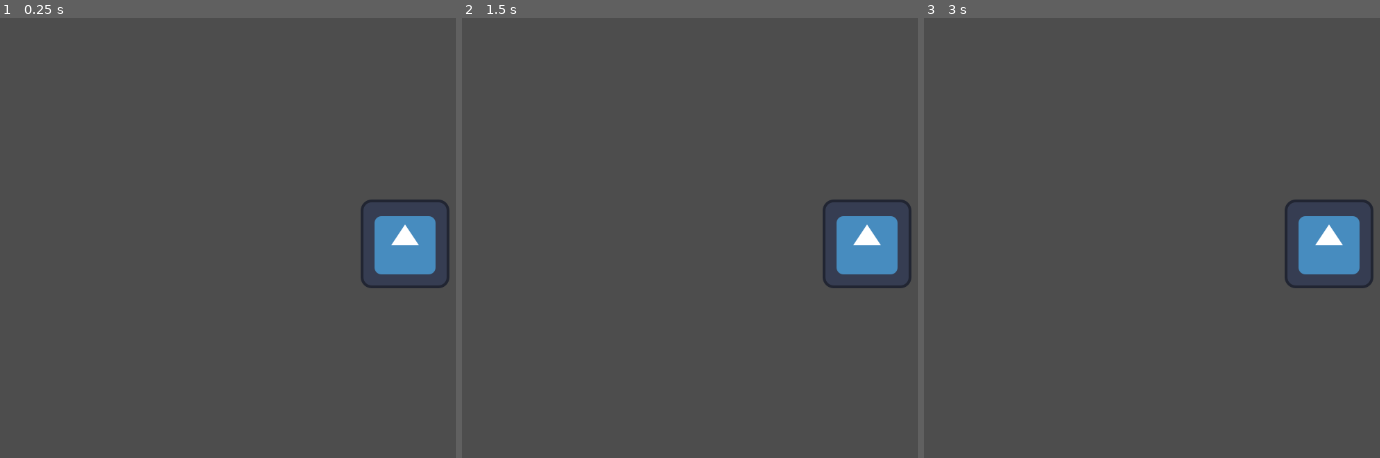
Above: before the commit, frames 1-3 (left to right).
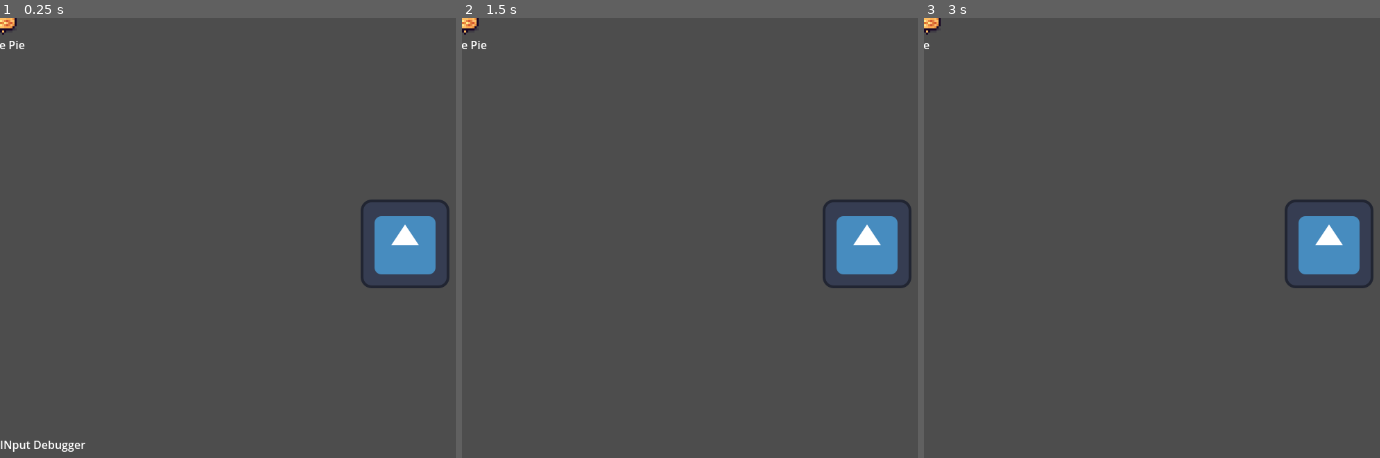
Above: after the commit, the same moments.

Repository: kam-zhan-yue/gmtk-2024
Game: Godot game, scene res://scenes/main.tscn
Two runs of this game, one before a commit and one after it. Both use one fixed random seed, a clock stepped at 60 frames per second and the inputs below. The engine's default icon, where the game draws it, is replaced by a stand-in: a white triangle on a blue panel in a dark square.
Inputs:
- Up to frame 1 (0.25 s): no input
- Up to frame 2 (1.5 s): tap Enter at 0.5 s; tap Backspace at 0.6, 1.35 s; tap Space at 1.25 s
- Up to frame 3 (3 s): tap Enter at 2 s; tap Backspace at 2.1, 2.85 s; tap Space at 2.75 s

The runs differ from the first frame. In frame 1, 0.4% of the frame differs, in the area x 0-19%, y 0-99%; in frame 2, 0.2%; in frame 3, 0.1%.

Commit message:
Add input debugger and get key and backspace

Diff:
--- a/project.godot
+++ b/project.godot
@@ -14,3 +14,11 @@
 run/main_scene="res://scenes/main.tscn"
 config/features=PackedStringArray("4.3", "Forward Plus")
 config/icon="res://icon.svg"
+
+[autoload]
+
+InputManager="*res://scripts/input/input_manager.gd"
+
+[rendering]
+
+textures/canvas_textures/default_texture_filter=0
--- a/scenes/main.tscn
+++ b/scenes/main.tscn
@@ -1,9 +1,64 @@
-[gd_scene load_steps=2 format=3 uid="uid://bt2ju64bl0yrp"]
+[gd_scene load_steps=5 format=3 uid="uid://bt2ju64bl0yrp"]
 
 [ext_resource type="Texture2D" uid="uid://b58a50e60p4fd" path="res://icon.svg" id="1_jg8lq"]
+[ext_resource type="Script" path="res://scripts/entities/type_entity.gd" id="2_021hw"]
+[ext_resource type="Texture2D" uid="uid://cfawm8u4nsf5y" path="res://assets/sprites/apple-pie.png" id="2_po2d8"]
+[ext_resource type="Script" path="res://scripts/input/input_debugger.gd" id="4_mjtn7"]
 
-[node name="Node2D" type="Node2D"]
+[node name="MainScene" type="Node2D"]
 
 [node name="Icon" type="Sprite2D" parent="."]
 position = Vector2(584, 326)
 texture = ExtResource("1_jg8lq")
+
+[node name="Node2D" type="Node2D" parent="."]
+script = ExtResource("2_021hw")
+
+[node name="Sprite2D" type="Sprite2D" parent="Node2D"]
+scale = Vector2(3, 3)
+texture = ExtResource("2_po2d8")
+
+[node name="RichTextLabel" type="RichTextLabel" parent="Node2D"]
+offset_left = -36.0
+offset_top = 27.0
+offset_right = 44.0
+offset_bottom = 58.0
+bbcode_enabled = true
+text = "Apple Pie"
+scroll_active = false
+
+[node name="CanvasLayer" type="CanvasLayer" parent="."]
+
+[node name="Control" type="Control" parent="CanvasLayer"]
+layout_mode = 3
+anchors_preset = 15
+anchor_right = 1.0
+anchor_bottom = 1.0
+grow_horizontal = 2
+grow_vertical = 2
+script = ExtResource("4_mjtn7")
+
+[node name="CenterContainer" type="CenterContainer" parent="CanvasLayer/Control"]
+layout_mode = 1
+anchors_preset = 12
+anchor_top = 1.0
+anchor_right = 1.0
+anchor_bottom = 1.0
+offset_left = -4.0
+offset_top = -79.0
+offset_right = -4.0
+offset_bottom = 3.0
+grow_horizontal = 2
+grow_vertical = 0
+
+[node name="Display" type="RichTextLabel" parent="CanvasLayer/Control"]
+layout_mode = 1
+anchors_preset = 12
+anchor_top = 1.0
+anchor_right = 1.0
+anchor_bottom = 1.0
+offset_top = -44.0
+grow_horizontal = 2
+grow_vertical = 0
+text = "INput Debugger
+"
--- /dev/null
+++ b/scripts/entities/type_entity.gd
@@ -0,0 +1,10 @@
+class_name TypeEntity
+extends Node2D
+
+@onready var rich_text_label := $RichTextLabel as RichTextLabel
+
+func _ready() -> void:
+	InputManager.on_key_pressed.connect(_on_key_pressed)
+
+func _on_key_pressed(key: String) -> void:
+	rich_text_label.append_text(key)
--- /dev/null
+++ b/scripts/input/input_debugger.gd
@@ -0,0 +1,19 @@
+class_name InputDebugger
+extends Control
+
+@onready var display := $Display as RichTextLabel
+
+var input: String
+
+func _ready() -> void:
+	InputManager.on_key_pressed.connect(_on_key_pressed)
+	InputManager.on_backspace.connect(_on_backspace)
+
+func _on_key_pressed(key: String) -> void:
+	print(str('Key Pressed: ', key))
+	input += key
+	display.text = input
+
+func _on_backspace() -> void:
+	input = input.left(input.length() - 1)
+	display.text = input
--- /dev/null
+++ b/scripts/input/input_manager.gd
@@ -0,0 +1,18 @@
+extends Node
+
+signal on_key_pressed(key: String)
+signal on_backspace
+
+func _unhandled_input(event: InputEvent) -> void:
+	if event is InputEventKey and event.is_pressed():
+		var typed_event := event as InputEventKey
+		if typed_event.keycode == KEY_BACKSPACE:
+			on_backspace.emit()
+
+	if event is InputEventKey and event.is_pressed() and not event.is_echo():
+		var typed_event := event as InputEventKey
+		var unicode := typed_event.unicode
+		if unicode < 32 or unicode > 122:
+			return
+		var raw_input := PackedByteArray([typed_event.unicode]).get_string_from_utf8()
+		on_key_pressed.emit(raw_input)
Binary file added: assets/sprites/apple-pie.png
Not shown, added: assets/sprites/apple-pie.png.import
Binary file added: assets/sprites/apple.png
Not shown, added: assets/sprites/apple.png.import
Binary file added: assets/sprites/avocado.png
Not shown, added: assets/sprites/avocado.png.import
Binary file added: assets/sprites/book_1.png
Not shown, added: assets/sprites/book_1.png.import
Binary file added: assets/sprites/bowl.png
Not shown, added: assets/sprites/bowl.png.import
Binary file added: assets/sprites/bread.png
Not shown, added: assets/sprites/bread.png.import
(and 16 more such lines)
